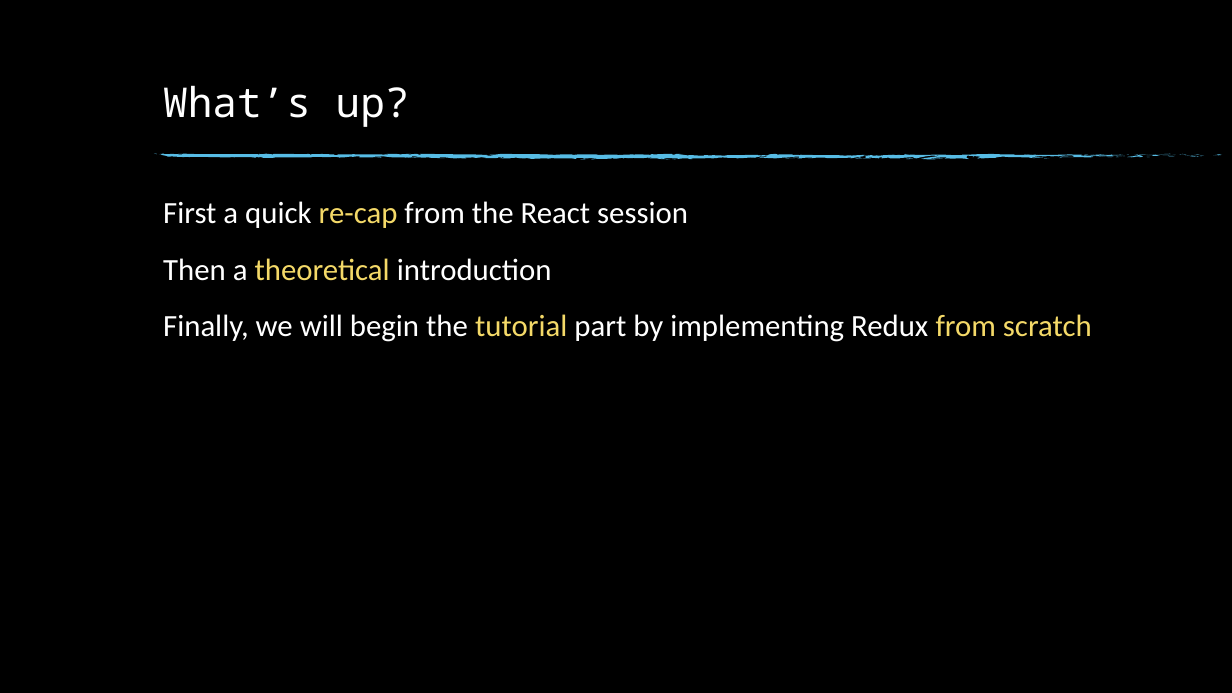
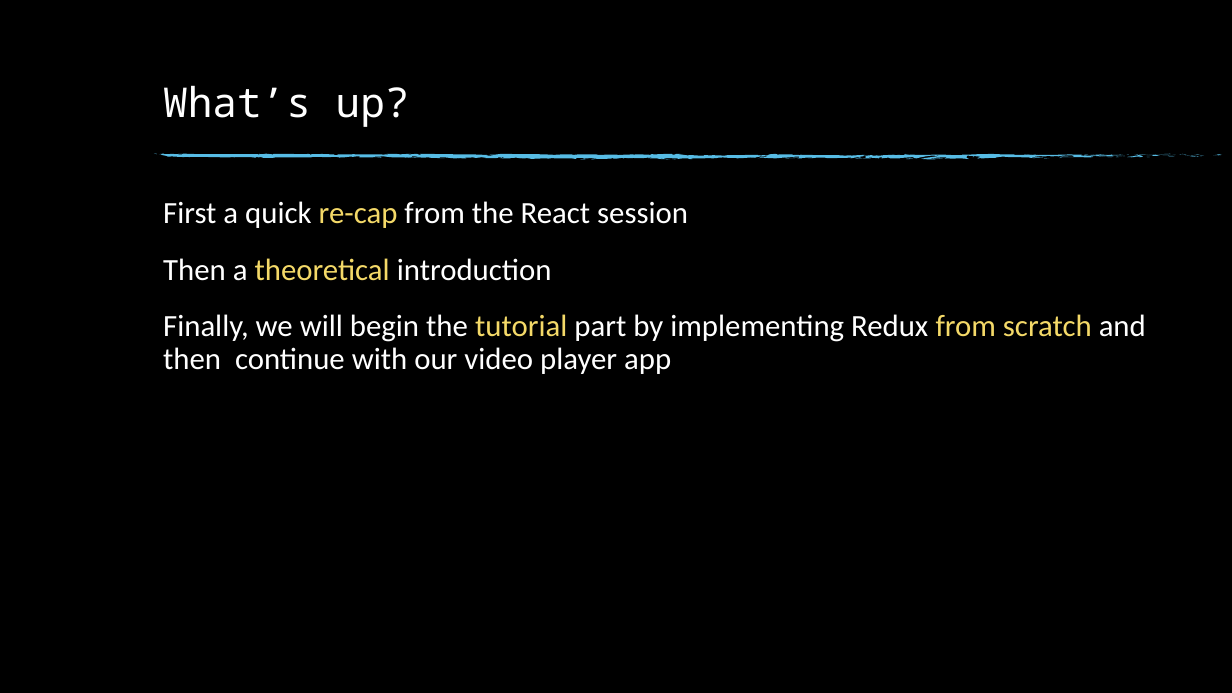
Before and after one commit to acorn-technology/react-and-rn-intro, a slide deck: slide 3 of tutorial/redux/Redux.pptx. Drawn at 1232x693 pixels with LibreOffice and Linux fonts; fonts in the diff are those of the drawing; background and template pictures are left out. Boxes give left, top, right and bottom in pixels: in the first picture for what was removed or moved away, otherwise in the second. Text is boxed around its words. In the diff, an @@ line names an element or a change of style, - is before the commit and + after.

Commit message:
Updates, started on react-redux

```diff
--- a/tutorial/redux/Redux.pptx
+++ b/tutorial/redux/Redux.pptx
@@ text at (x1=163, y1=314, x2=1146, y2=374): text changed @@
-Finally, we will begin the tutorial part by implementing Redux from scratch
+Finally, we will begin the tutorial part by implementing Redux from scratch and then continue with our video player app
```
Also in this commit, not shown: 3 other slides changed, 11 other files.
